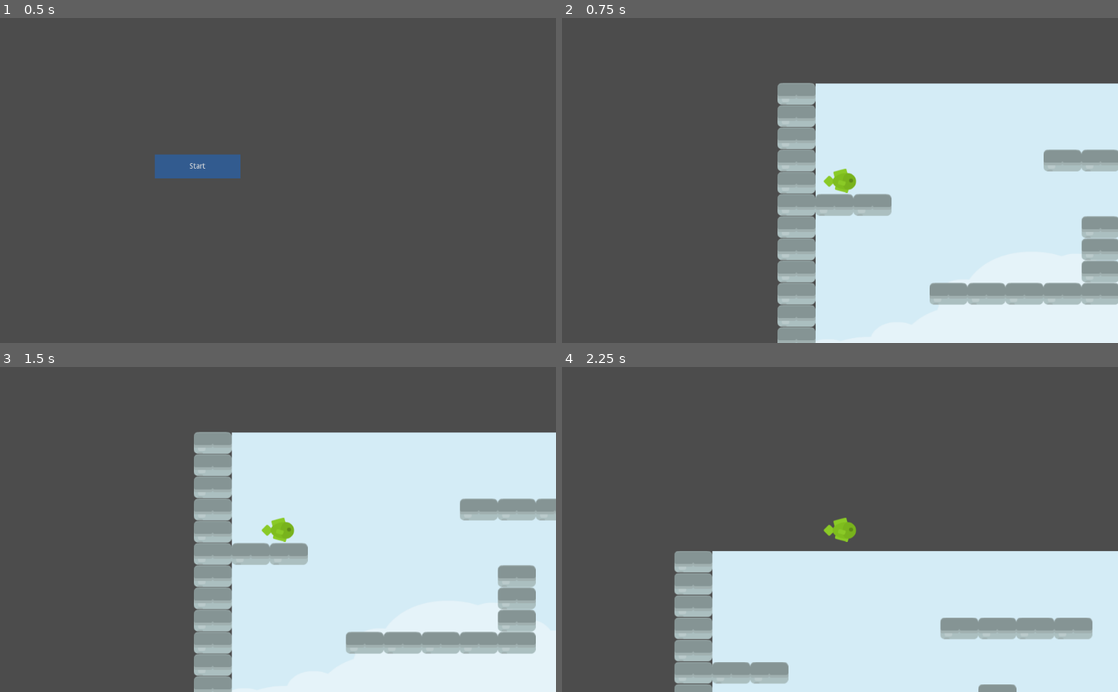
Above: before the commit, frames 1-4 (two rows, left to right).
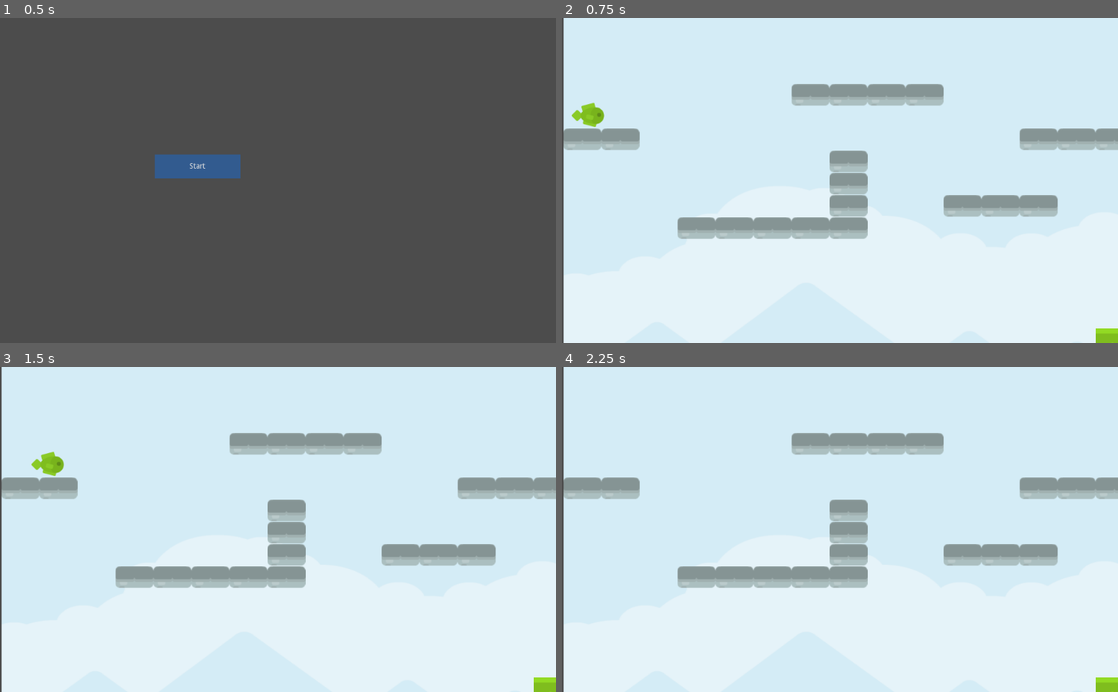
Above: after the commit, the same moments.

Repository: hellensoloviy/murio
Game: Godot game, scene res://Menu.tscn
Two runs of this game, one before a commit and one after it. Both use one fixed random seed, a clock stepped at 60 frames per second and the inputs below.
Inputs:
- Up to frame 1 (0.5 s): no input
- Up to frame 2 (0.75 s): click "Start" at 0.5 s
- Up to frame 3 (1.5 s): tap Enter at 1.25 s; hold D (move_right) from 1.28 s (still down)
- Up to frame 4 (2.25 s): keep holding D (move_right); tap W (jump) at 1.52 s

Frame 1 is identical in both runs. In frame 2, 66% of the frame differs, in the area x 0-100%, y 0-100%; in frame 3, 64%; in frame 4, 74%.

Commit message:
add camera limits;

Diff:
--- a/MainScene.tscn
+++ b/MainScene.tscn
@@ -88,10 +88,12 @@
 [node name="Camera2D" type="Camera2D" parent="Player"]
 visible = false
 current = true
+limit_left = 0
+limit_top = 0
 
 [node name="TileMap2" type="TileMap" parent="."]
 position = Vector2( 2.54675, -1.27338 )
 tile_set = SubResource( 3 )
 cell_size = Vector2( 70, 41 )
 format = 1
-tile_data = PoolIntArray( 65535, 0, 0, 131071, 0, 0, 196607, 0, 0, 262143, 0, 0, 196614, 0, 0, 196615, 0, 0, 196616, 0, 0, 196617, 0, 0, 196624, 0, 0, 196625, 0, 0, 196626, 0, 0, 327679, 0, 0, 393215, 0, 0, 327680, 0, 0, 327681, 0, 0, 327692, 0, 0, 327693, 0, 0, 327694, 0, 0, 327695, 0, 0, 458751, 0, 0, 393223, 0, 0, 393235, 0, 0, 393236, 0, 0, 393237, 0, 0, 524287, 0, 0, 458759, 0, 0, 589823, 0, 0, 524295, 0, 0, 524298, 0, 0, 524299, 0, 0, 524300, 0, 0, 655359, 0, 0, 589827, 0, 0, 589828, 0, 0, 589829, 0, 0, 589830, 0, 0, 589831, 0, 0, 720895, 0, 0, 786431, 0, 0, 851967, 1, 0, 786432, 2, 0, 786434, 2, 0, 786436, 2, 0, 786438, 2, 0, 786440, 2, 0, 786442, 2, 0, 786444, 2, 0, 786452, 2, 0, 917518, 2, 0, 917520, 2, 0, 917522, 2, 0 )
+tile_data = PoolIntArray( 196614, 0, 0, 196615, 0, 0, 196616, 0, 0, 196617, 0, 0, 196624, 0, 0, 196625, 0, 0, 196626, 0, 0, 327680, 0, 0, 327681, 0, 0, 327692, 0, 0, 327693, 0, 0, 327694, 0, 0, 327695, 0, 0, 393223, 0, 0, 393235, 0, 0, 393236, 0, 0, 393237, 0, 0, 458759, 0, 0, 524295, 0, 0, 524298, 0, 0, 524299, 0, 0, 524300, 0, 0, 589827, 0, 0, 589828, 0, 0, 589829, 0, 0, 589830, 0, 0, 589831, 0, 0, 786452, 2, 0, 917518, 2, 0, 917520, 2, 0, 917522, 2, 0, 983050, 0, 0, 983051, 0, 0, 1048577, 0, 0, 1048578, 0, 0, 1048579, 0, 0, 1114118, 0, 0, 1114119, 0, 0, 1114120, 0, 0, 1441795, 0, 0, 1441796, 0, 0 )
